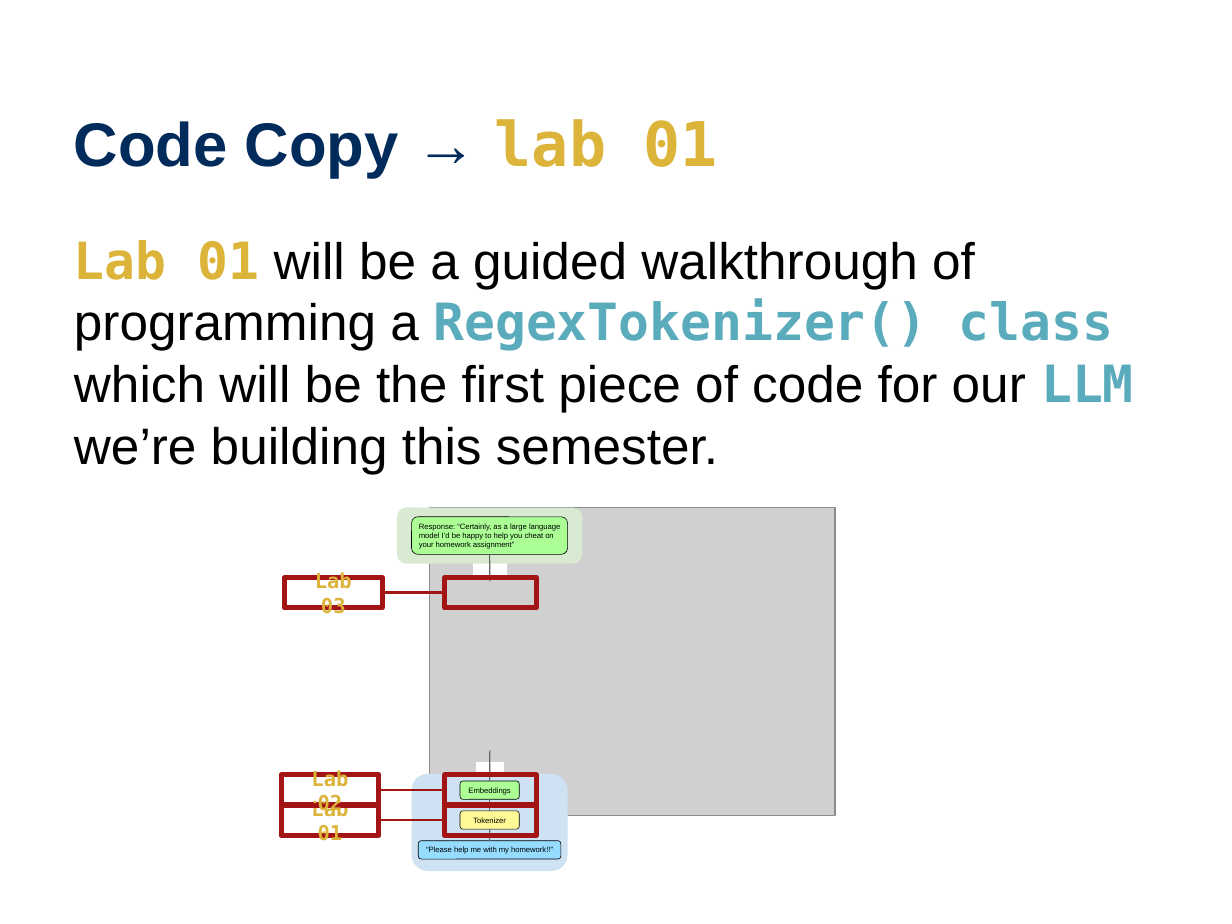
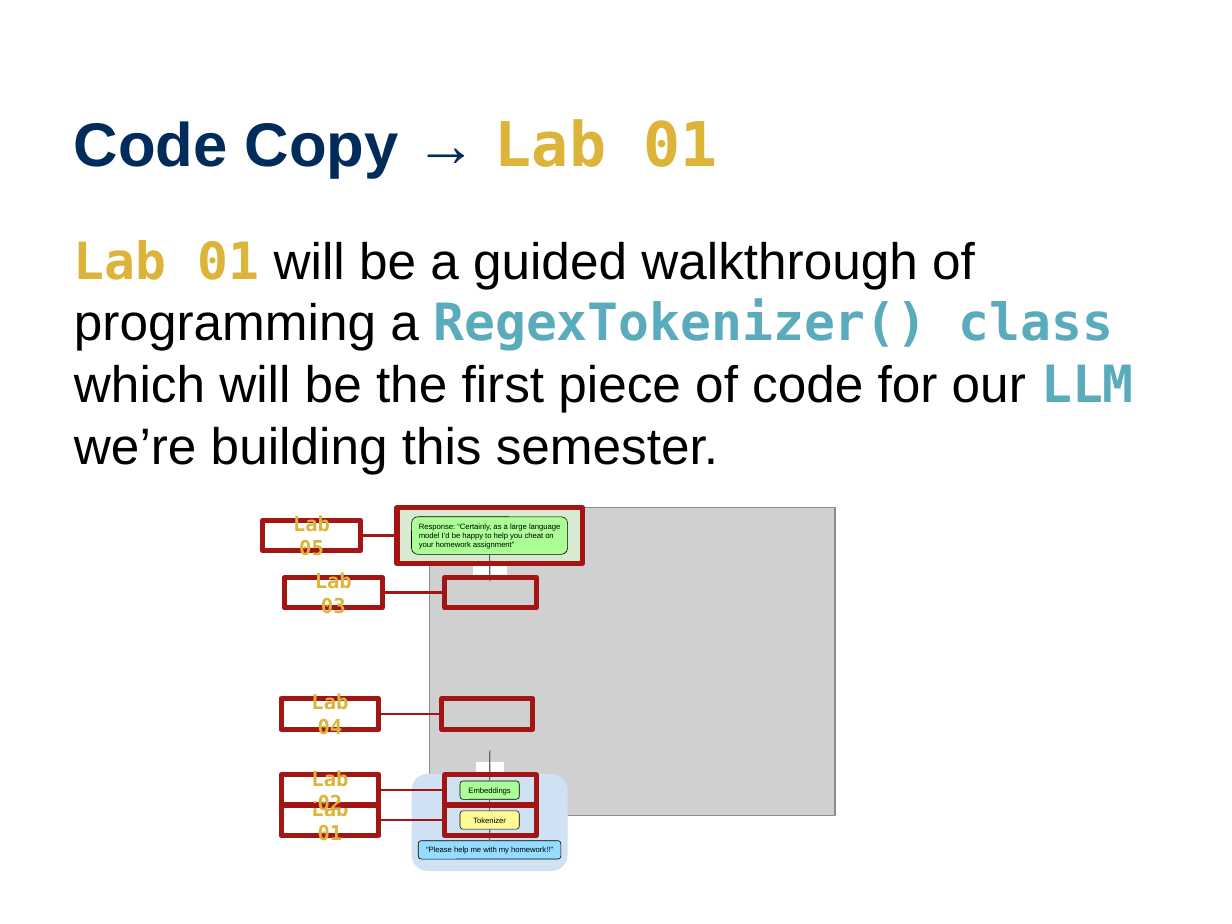
Before and after one commit to wtheisen/nd-cse-10124-lectures, a slide deck: slide 14 of Blank/Lecture_05_ Tokenization_03.pptx. Drawn at 1232x924 pixels with LibreOffice and Linux fonts; fonts in the diff are those of the drawing; grey boxes stand for pictures. Boxes give left, top, right and bottom in pixels: in the first picture for what was removed or moved away, otherwise in the second. Text is boxed around its words. In the diff, an @@ line names an element or a change of style, - is before the commit and + after.

```diff
--- a/Blank/Lecture_05_ Tokenization_03.pptx
+++ b/Blank/Lecture_05_ Tokenization_03.pptx
@@ title at <box>74,119,717,178</box>: text changed @@
-Code Copy → lab 01
+Code Copy → Lab 01
@@ rectangle added at <box>397,508,582,563</box>, outline #A31515 3 pt @@
@@ rectangle added at <box>262,520,360,551</box>, outline #A31515 3 pt, 12 pt, text #DCB439, bold @@
+Lab 05
@@ line added from (361, 536) to (397, 536), #A31515 1.5 pt @@
@@ rectangle added at <box>281,699,378,729</box>, outline #A31515 3 pt, 12 pt, text #DCB439, bold @@
+Lab 04
@@ line added from (378, 715) to (441, 715), #A31515 1.5 pt @@
@@ rectangle added at <box>441,699,532,729</box>, outline #A31515 3 pt @@
```
Also in this commit, not shown: 3 other files.
